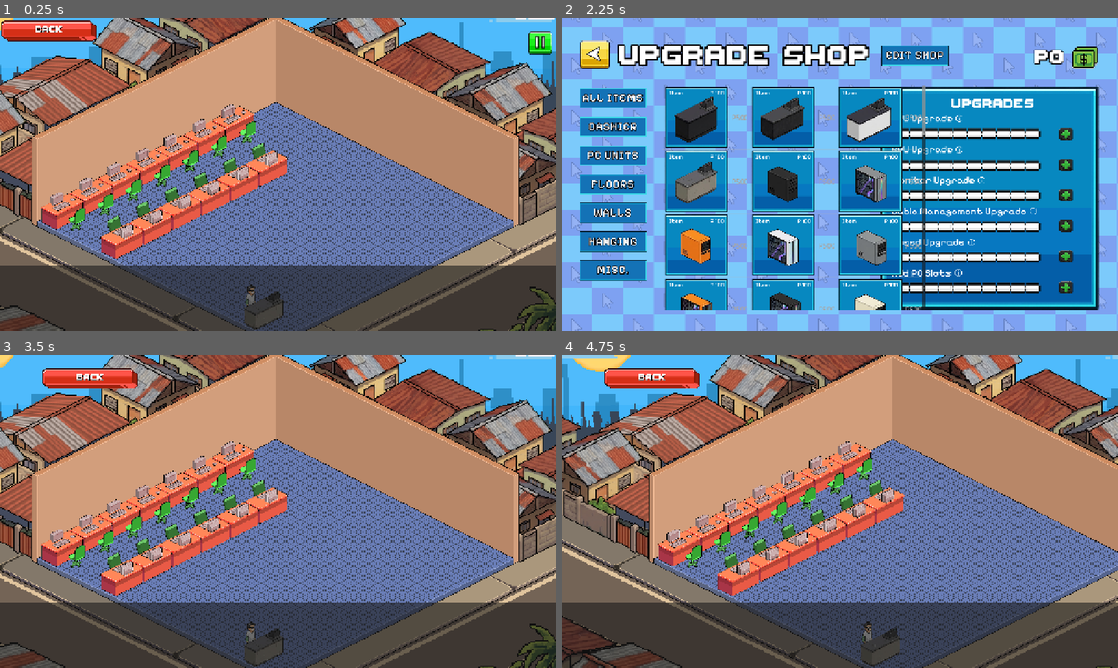
Above: before the commit, frames 1-4 (two rows, left to right).
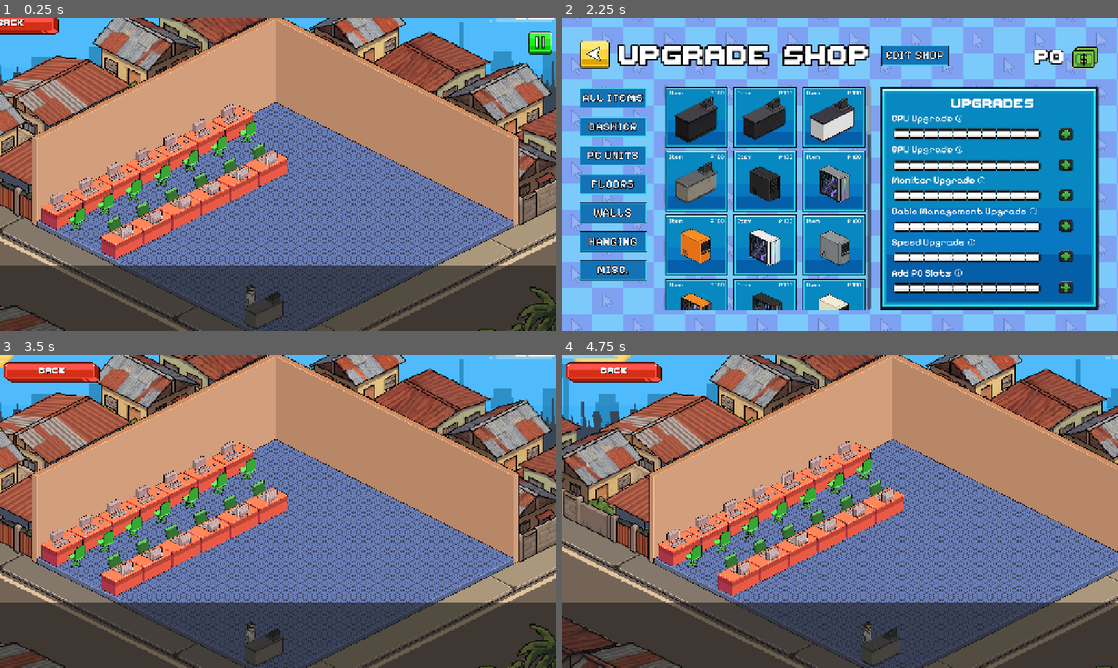
Above: after the commit, the same moments.

Repository: vinnyy-ph/gvd-project-overclocked
Game: Godot game, scene res://core/shop_floor/shop_floor_scrollable_editable.tscn
Two runs of this game, one before a commit and one after it. Both use one fixed random seed, a clock stepped at 60 frames per second and the inputs below. This scene is started directly instead of the project's main scene. Sound files missing from this copy of the repository are replaced by a short silence.
Inputs (mouse positions are in pixels of both pictures, inside the frame that each line leads up to; where the layout moved, square brackets give the same spot in the first picture):
- Up to frame 1 (0.25 s): no input
- Up to frame 2 (2.25 s): tap Enter at 0.5 s; move the mouse to (962, 158) at 0.52 s; hold Right (ui_right) 0.53-1.25 s; click (962, 158) at 0.67 s; click (573, 24) [612, 33] at 1.25 s; click (778, 246) at 2 s
- Up to frame 3 (3.5 s): click (350, 392) at 2.75 s
- Up to frame 4 (4.75 s): tap Space at 3.5 s; drag from (728, 527) to (812, 574) at 3.52 s; tap Enter at 4.25 s; move the mouse to (895, 442) at 4.27 s; hold Right (ui_right) from 4.28 s (still down)

The runs differ from the first frame. In frame 1, 1.2% of the frame differs, in the area x 0-18%, y 0-8%; in frame 2, 16%, in the area x 30-66%, y 21-94%; in frame 3, 1.7%; in frame 4, 1.7%.

Commit message:
Make shop safezones visible, update item icons
Show SafeZone polygons and tweak shop UI layout and visuals.

- core/shop_floor/shop_floor_scrollable_editable.tscn: removed explicit 'visible = false' from three SafeZone Polygon2D nodes so safe zones are visible; adjusted Button offsets to reposition the UI.
- ui/shop/shop_scene.gd: switched from add_item + text/color markers to add_icon_item and set_item_icon_modulate for owned items (green tint), and updated purchase handling to apply the same icon tint after buying. This replaces text-based "OWNED"/price markers with a visual icon modulation for clarity.

Diff:
--- a/core/shop_floor/shop_floor_scrollable_editable.tscn
+++ b/core/shop_floor/shop_floor_scrollable_editable.tscn
@@ -149,17 +149,14 @@
 texture = ExtResource("3_fhpww")
 
 [node name="SafeZoneShopFloor" type="Polygon2D" parent="World/Background" unique_id=1022676471]
-visible = false
 color = Color(0, 1, 1, 0.2509804)
 polygon = PackedVector2Array(-1585.7141, 152.85718, -12.857178, -629.99994, 1550, 152.85718, -15.714355, 942.85706, -1079.9999, 404.28577)
 
 [node name="SafeZoneShopFloor2" type="Polygon2D" parent="World/Background" unique_id=342876983]
-visible = false
 color = Color(0, 1, 1, 0.2509804)
 polygon = PackedVector2Array(-1587.1428, -385.71423, -14.285645, -1169.9999, -14.285645, -628.57135, -1582.857, 152.85718)
 
 [node name="SafeZoneShopFloor3" type="Polygon2D" parent="World/Background" unique_id=1372300516]
-visible = false
 color = Color(0, 1, 1, 0.2509804)
 polygon = PackedVector2Array(-12.857178, -1171.4285, 1550, -387.14276, 1551.4285, 145.71436, -12.857178, -627.14276)
 
@@ -546,10 +543,10 @@
 icon_scale = 0.5
 
 [node name="Button" type="Button" parent="CanvasLayer" unique_id=1100636000]
-offset_left = -5.0
-offset_top = 1.0
-offset_right = 420.0
-offset_bottom = 115.0
+offset_left = -93.0
+offset_top = -14.0
+offset_right = 332.0
+offset_bottom = 100.0
 scale = Vector2(0.555, 0.555)
 icon = ExtResource("18_yweq2")
 flat = true
--- a/ui/shop/shop_scene.gd
+++ b/ui/shop/shop_scene.gd
@@ -135,19 +135,16 @@
 					var img_path = dir_path + file_name
 					var tex = load(img_path)
 					if tex:
-						var idx = item_list.add_item("", tex)
+						var idx = item_list.add_icon_item(tex)
 						item_list.set_item_metadata(idx, {
 							"path": img_path,
 							"category": _get_category_from_path(dir_path),
 							"name": file_name.replace(".png", "")
 						})
 
-						# Mark as owned if already in owned_decorations
+						# Mark as owned visually using icon modulation
 						if img_path in SaveManager.owned_decorations:
-							item_list.set_item_custom_fg_color(idx, Color(0, 1, 0, 0.5))
-							item_list.set_item_text(idx, "OWNED")
-						else:
-							item_list.set_item_text(idx, "P" + str(DECO_PRICE))
+							item_list.set_item_icon_modulate(idx, Color(0.5, 1, 0.5, 1.0)) # Green tint
 
 			file_name = dir.get_next()
 
@@ -191,9 +188,8 @@
 			SaveManager.save_game()
 			_update_balance_label()
 
-			# Update item in list
-			item_list.set_item_custom_fg_color(index, Color(0, 1, 0, 0.5))
-			item_list.set_item_text(index, "OWNED")
+			# Update item in list visually
+			item_list.set_item_icon_modulate(index, Color(0.5, 1, 0.5, 1.0)) # Green tint
 			AudioManager.play_sfx("coin")
 	)
 
